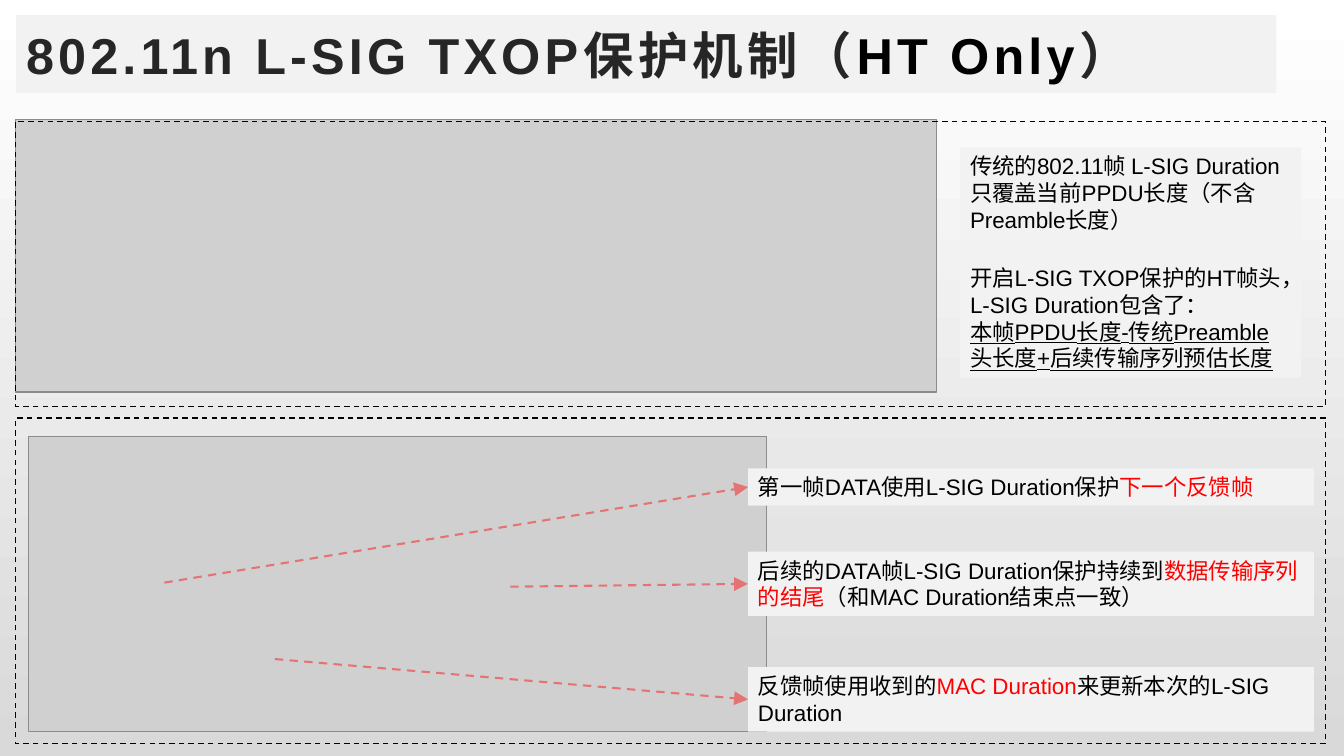
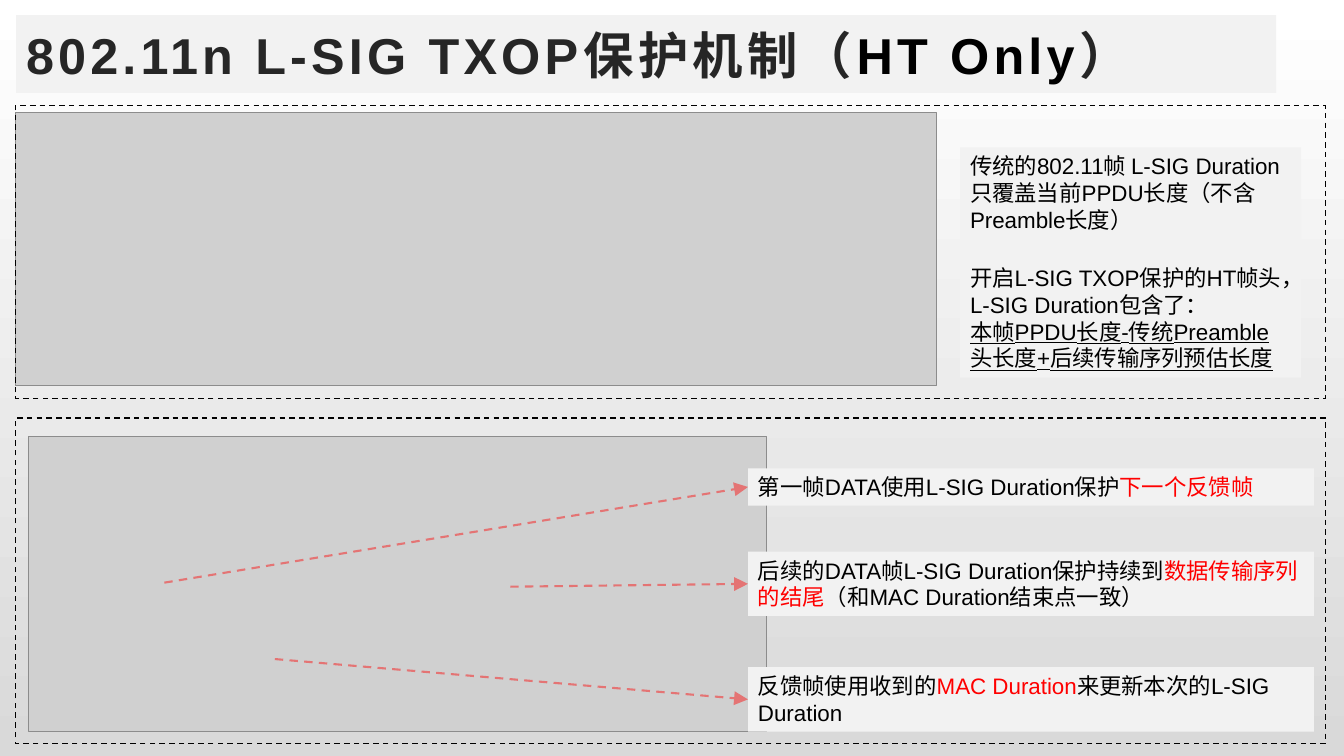
Before and after one commit to iamgzi/802.11ax, a slide deck: slide 13 of Doc/802.11NAV机制详解.pptx. Drawn at 1344x756 pixels with LibreOffice and Linux fonts; fonts in the diff are those of the drawing; grey boxes stand for pictures. Boxes give left, top, right and bottom in pixels: in the first picture for what was removed or moved away, otherwise in the second. Text is boxed around its words. In the diff, an @@ line names an element or a change of style, - is before the commit and + after.

```diff
--- a/Doc/802.11NAV机制详解.pptx
+++ b/Doc/802.11NAV机制详解.pptx
@@ picture: place and size @@
-picture at box(15, 119, 937, 392)
+picture at box(15, 113, 937, 386)
@@ rectangle: place and size @@
-rectangle at box(15, 121, 1325, 406)
+rectangle at box(15, 106, 1325, 399)
```
Also in this commit, not shown: 5 other slides changed, 5 other files.
